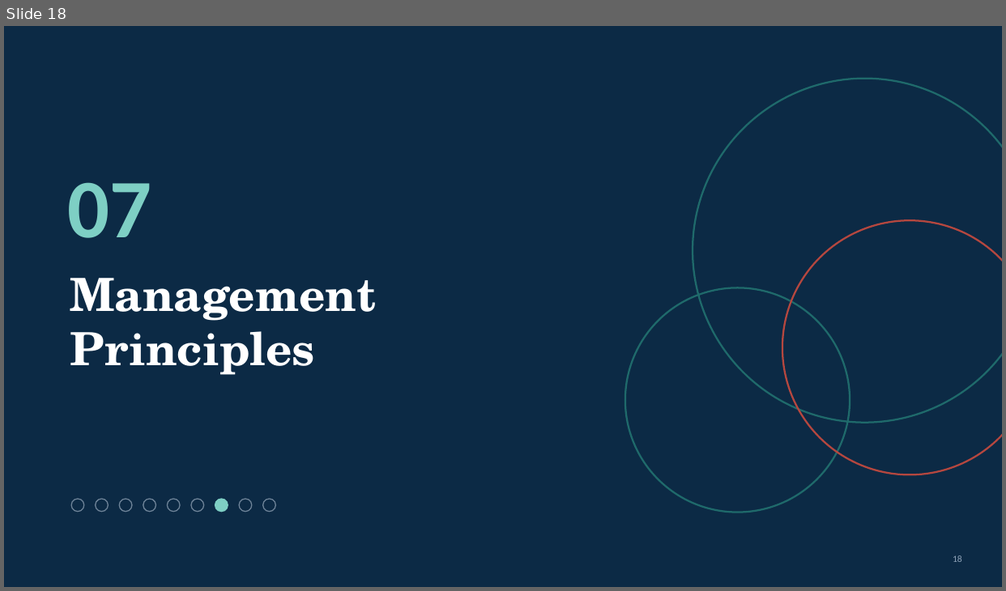
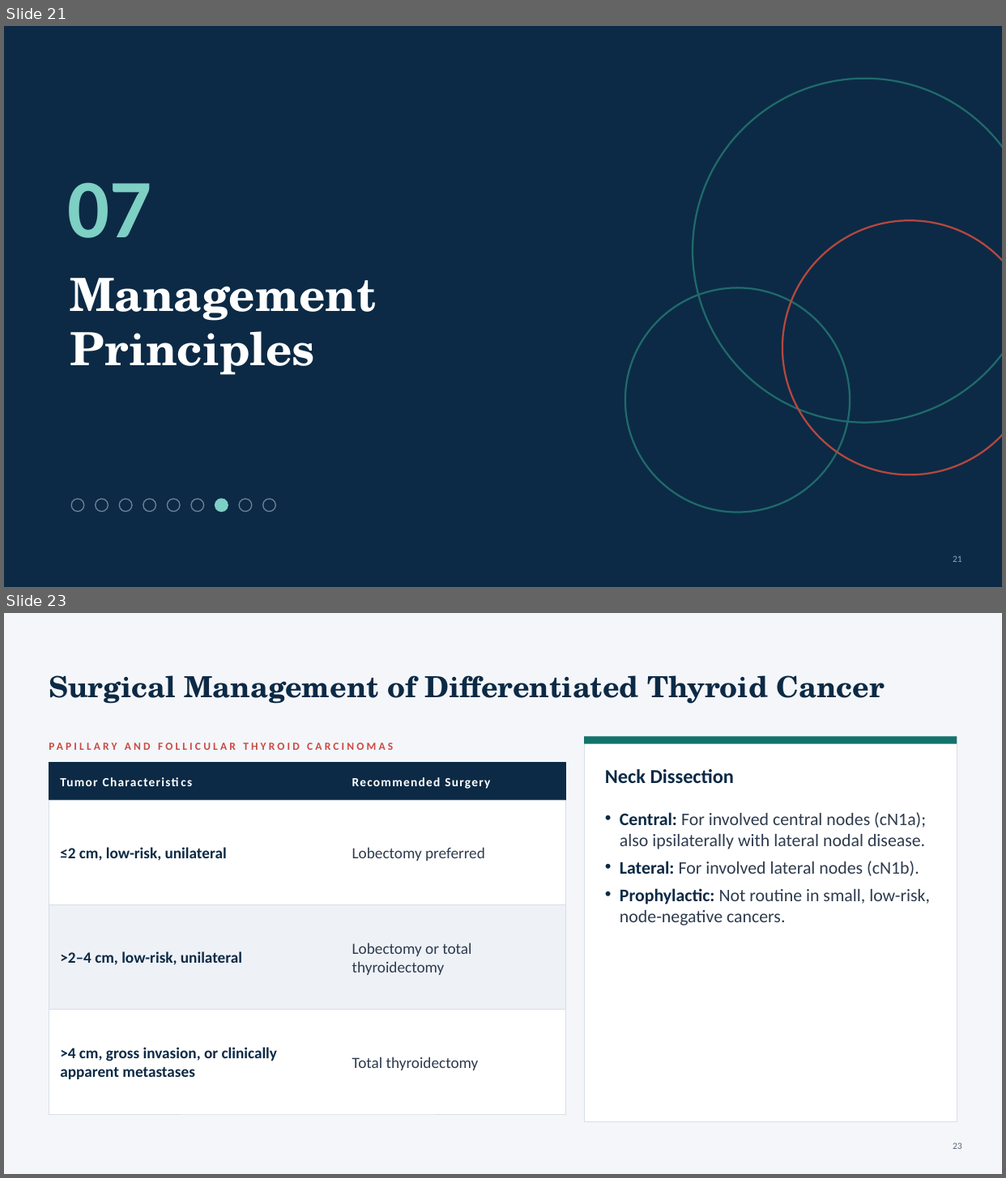
Before and after one commit to Anmo0/Claude-Code-Cloud-, a slide deck: thyroid-seminar/Thyroid_Tumors_Seminar.pptx. Shown one above the other, each under a label of ours: slide 18 before the commit, slides 21 and 23 after it; the slides between them are not shown. The pictures are 1006x591 and 1006x1178 pixels, drawn with LibreOffice and Linux fonts; fonts in the diff are those of the drawing. Boxes give left, top, right and bottom in pixels: in the first picture for what was removed or moved away, otherwise in the second. Text is boxed around its words. In the diff, an @@ line names an element or a change of style, - is before the commit and + after.

```diff
--- a/thyroid-seminar/Thyroid_Tumors_Seminar.pptx
+++ b/thyroid-seminar/Thyroid_Tumors_Seminar.pptx
@@ slide 23 added at (x1=4, y1=613, x2=1002, y2=1174), background #F4F6FA @@
@@ title added at (x1=49, y1=675, x2=884, y2=704), 28 pt, text #0C2A45, bold @@
+Surgical Management of Differentiated Thyroid Cancer
@@ text added at (x1=49, y1=736, x2=573, y2=756), 10.5 pt, text #C84B41, bold @@
+PAPILLARY AND FOLLICULAR THYROID CARCINOMAS
@@ rectangle added at (x1=584, y1=736, x2=957, y2=1122), fill #FFFFFF, outline #D9DEE6 0.75 pt @@
@@ rectangle added at (x1=584, y1=736, x2=957, y2=744), fill #13736B @@
@@ rectangle added at (x1=49, y1=763, x2=565, y2=800), fill #0C2A45, outline #0C2A45 0.5 pt @@
@@ text added at (x1=60, y1=778, x2=97, y2=786), 12 pt, text #FFFFFF, bold @@
+Tumor Characteristics
@@ text added at (x1=352, y1=777, x2=490, y2=789), 12 pt, text #FFFFFF, bold @@
+Recommended Surgery
@@ text added at (x1=605, y1=769, x2=735, y2=783), 19 pt, text #0C2A45, bold @@
+Neck Dissection
@@ rectangle added at (x1=49, y1=800, x2=565, y2=905), fill #FFFFFF, outline #D9DEE6 0.5 pt @@
@@ text added at (x1=620, y1=812, x2=930, y2=926), 17 pt, text #2E3B4E @@
+• Central: For involved central nodes (cN1a); also ipsilaterally with lateral nodal disease.
+• Lateral: For involved lateral nodes (cN1b).
+• Prophylactic: Not routine in small, low-risk, node-negative cancers.
@@ text added at (x1=60, y1=847, x2=227, y2=861), 15 pt, text #0C2A45, bold @@
+≤2 cm, low-risk, unilateral
@@ text added at (x1=352, y1=847, x2=485, y2=861), 15 pt, text #2E3B4E @@
+Lobectomy preferred
@@ rectangle added at (x1=49, y1=905, x2=565, y2=1010), fill #EEF1F6, outline #D9DEE6 0.5 pt @@
@@ text added at (x1=60, y1=952, x2=242, y2=965), 15 pt, text #0C2A45, bold @@
+>2–4 cm, low-risk, unilateral
@@ text added at (x1=352, y1=943, x2=471, y2=975), 15 pt, text #2E3B4E @@
+Lobectomy or total thyroidectomy
@@ rectangle added at (x1=49, y1=1010, x2=565, y2=1114), fill #FFFFFF, outline #D9DEE6 0.5 pt @@
@@ text added at (x1=60, y1=1047, x2=277, y2=1080), 15 pt, text #0C2A45, bold @@
+>4 cm, gross invasion, or clinically apparent metastases
@@ text added at (x1=352, y1=1057, x2=479, y2=1071), 15 pt, text #2E3B4E @@
+Total thyroidectomy
@@ page number added at (x1=953, y1=1143, x2=962, y2=1149), 9 pt, text #5A6678 @@
+23
@@ what was slide 18 is now slide 21 @@
@@ page number at (x1=953, y1=556, x2=962, y2=562): text changed @@
-18
+21
```
Also in this commit, not shown: 2 slides changed, 16 other slides added, 13 slides removed, 11 other files.
